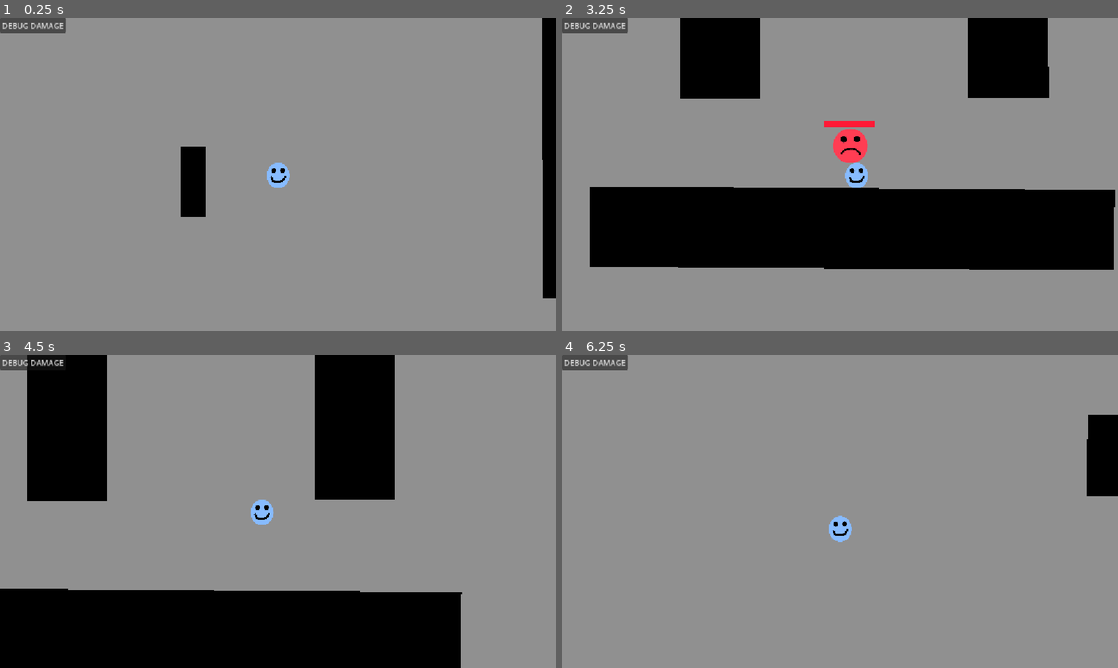
Above: before the commit, frames 1-4 (two rows, left to right).
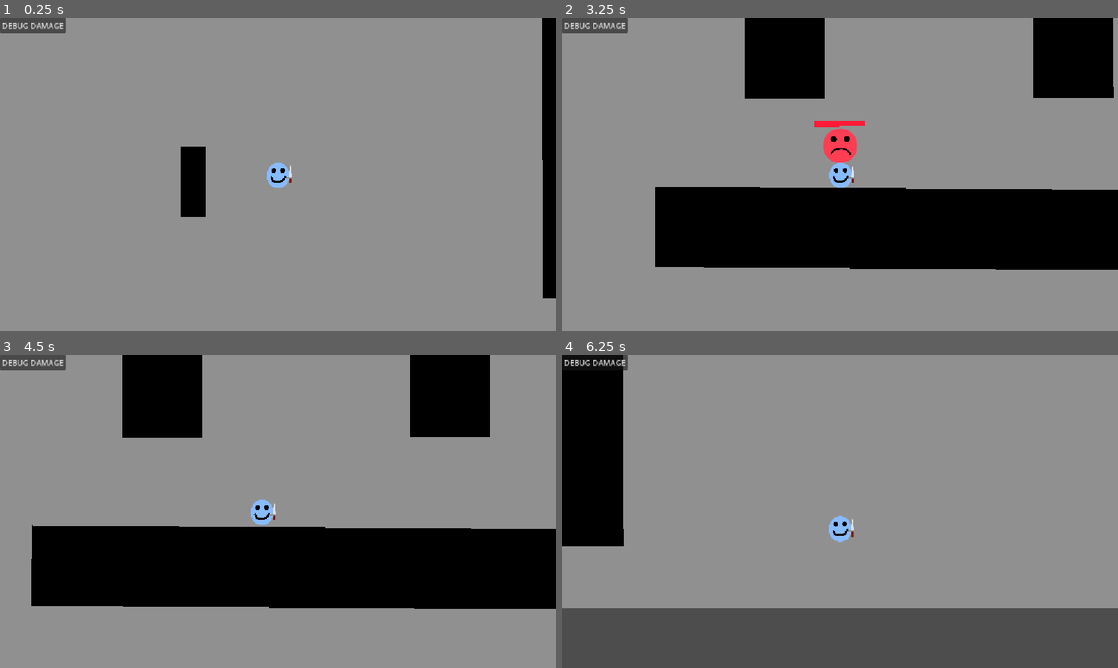
Above: after the commit, the same moments.

Repository: timothytse13/HvP
Game: Godot game, scene res://scene/main.tscn
Two runs of this game, one before a commit and one after it. Both use one fixed random seed, a clock stepped at 60 frames per second and the inputs below.
Inputs (mouse positions are in pixels of both pictures, inside the frame that each line leads up to):
- Up to frame 1 (0.25 s): no input
- Up to frame 2 (3.25 s): click "DEBUG DAMAGE" at 0.5 s; tap Enter at 1.25 s; move the mouse to (962, 158) at 1.27 s; press the mouse at (962, 158) at 1.28 s; hold D (right) 1.28-2.03 s; tap Space (confirm) at 1.35, 2.3, 2.85 s; move the mouse to (728, 190) at 2.02 s; release the mouse at (728, 190) at 2.03 s; hold S (down) 2.03-2.78 s; click (728, 190) at 2.1 s; move the mouse to (895, 105) at 2.77 s; press the mouse at (895, 105) at 2.78 s; hold D (right) from 2.78 s (still down)
- Up to frame 3 (4.5 s): move the mouse to (250, 574) at 3.52 s; release D (right) at 3.53 s; release the mouse at (250, 574) at 3.53 s; hold W (up) 3.53-4.28 s; click (250, 574) at 3.6 s; tap Space (confirm) at 3.8, 4.35 s; move the mouse to (444, 558) at 4.27 s; press the mouse at (444, 558) at 4.28 s; hold A (left) from 4.28 s (still down)
- Up to frame 4 (6.25 s): move the mouse to (673, 464) at 5.02 s; release the mouse at (673, 464) at 5.03 s; click (673, 464) at 5.1 s; tap Space (confirm) at 5.3, 5.85 s; move the mouse to (867, 511) at 5.77 s; release A (left) at 5.78 s; press the mouse at (867, 511) at 5.78 s; hold S (down) from 5.78 s (still down)

The runs differ from the first frame. In frame 1, less than 0.1% of the frame differs, in the area x 51-53%, y 47-53%; in frame 2, 16%; in frame 3, 57%, in the area x 0-100%, y 0-100%; in frame 4, 27%.

Commit message:
Added melee attack system

Diff:
--- a/project.godot
+++ b/project.godot
@@ -56,6 +56,11 @@
 "events": [Object(InputEventKey,"resource_local_to_scene":false,"resource_name":"","device":-1,"window_id":0,"alt_press …(195 unchanged characters)…
 ]
 }
+attack={
+"deadzone": 0.2,
+"events": [Object(InputEventMouseButton,"resource_local_to_scene":false,"resource_name":"","device":-1,"window_id":0,"alt_pressed":false,"shift_pressed":false,"ctrl_pressed":false,"meta_pressed":false,"button_mask":0,"position":Vector2(0, 0),"global_position":Vector2(0, 0),"factor":1.0,"button_index":1,"canceled":false,"pressed":false,"double_click":false,"script":null)
+]
+}
 
 [layer_names]
 
--- a/scene/enemy.gd
+++ b/scene/enemy.gd
@@ -2,7 +2,7 @@
 
 signal died
 
-const SPEED = 100.0
+const SPEED = 50.0
 
 @onready var nav_agent: NavigationAgent2D = $NavigationAgent2D
 
--- a/scene/enemy.tscn
+++ b/scene/enemy.tscn
@@ -17,7 +17,9 @@
 [sub_resource type="StyleBoxFlat" id="StyleBoxFlat_8u16h"]
 bg_color = Color(1, 0.09803922, 0.21176471, 1)
 
-[node name="Enemy" type="CharacterBody2D" unique_id=81298573]
+[node name="Enemy" type="CharacterBody2D" unique_id=81298573 groups=["Enemy"]]
+collision_layer = 2
+collision_mask = 5
 script = ExtResource("1_f87vc")
 
 [node name="CollisionShape2D" type="CollisionShape2D" parent="." unique_id=1290400799]
--- a/scene/main.tscn
+++ b/scene/main.tscn
@@ -151,7 +151,7 @@
 [node name="Pos1" type="Marker2D" parent="EnemySpawnPos" unique_id=1538989454]
 
 [node name="Pos2" type="Marker2D" parent="EnemySpawnPos" unique_id=312858349]
-position = Vector2(605, -80)
+position = Vector2(605, -60)
 
 [node name="Pos3" type="Marker2D" parent="EnemySpawnPos" unique_id=1448337939]
 position = Vector2(-265, -106)
--- a/scene/player.gd
+++ b/scene/player.gd
@@ -3,6 +3,8 @@
 
 const SPEED = 300.0
 #const JUMP_VELOCITY = -400.0
+
+var facing_direction: Vector2 = Vector2.DOWN
 
 
 
@@ -10,3 +12,19 @@
 	var direction = Input.get_vector("left", "right", "up", "down")
 	velocity = direction * SPEED
 	move_and_slide()
+	if direction != Vector2.ZERO:
+		facing_direction = direction
+		$AttackArea.position = facing_direction * 30
+
+func attack() -> void:
+	for body in $AttackArea.get_overlapping_bodies():
+		print("Body detected", body.name)
+		print("Body group is", body.is_in_group("Enemy"))
+		if body.is_in_group("Enemy"):
+			body.take_damage(10)
+			print("Enemy Hit")
+
+func _input(event: InputEvent) -> void:
+	if event.is_action_pressed("attack"):
+		attack()
+		print("Executed attack")
--- a/scene/player.tscn
+++ b/scene/player.tscn
@@ -2,10 +2,14 @@
 
 [ext_resource type="Script" uid="uid://csv11044236bw" path="res://scene/player.gd" id="1_hjaqi"]
 [ext_resource type="Texture2D" uid="uid://ir0pt2t0ug86" path="res://graphics/PlayerFace.png" id="1_xo3ru"]
+[ext_resource type="Texture2D" uid="uid://dlauy77yny4dc" path="res://graphics/dagger.png" id="3_fvtld"]
 
 [sub_resource type="CapsuleShape2D" id="CapsuleShape2D_h6au5"]
 radius = 12.0
 height = 24.0
+
+[sub_resource type="RectangleShape2D" id="RectangleShape2D_fvtld"]
+size = Vector2(24.25, 13)
 
 [node name="Player" type="CharacterBody2D" unique_id=806310312]
 script = ExtResource("1_hjaqi")
@@ -23,3 +27,15 @@
 zoom = Vector2(3, 3)
 position_smoothing_enabled = true
 position_smoothing_speed = 10.0
+
+[node name="Dagger" type="Sprite2D" parent="." unique_id=1156738111]
+position = Vector2(21.999998, 2.000002)
+scale = Vector2(0.13343748, 0.09833334)
+texture = ExtResource("3_fvtld")
+
+[node name="AttackArea" type="Area2D" parent="." unique_id=723243175]
+collision_mask = 2
+
+[node name="CollisionShape2D" type="CollisionShape2D" parent="AttackArea" unique_id=600993877]
+position = Vector2(16.875, 1)
+shape = SubResource("RectangleShape2D_fvtld")
Binary file added: graphics/dagger.png
Not shown, added: graphics/dagger.png.import
